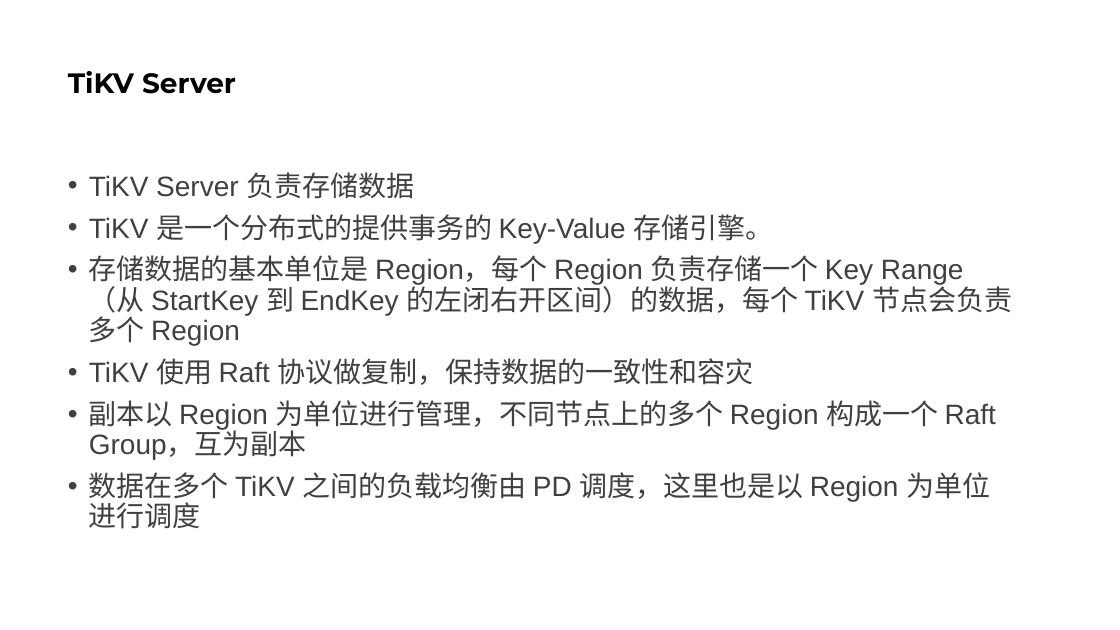
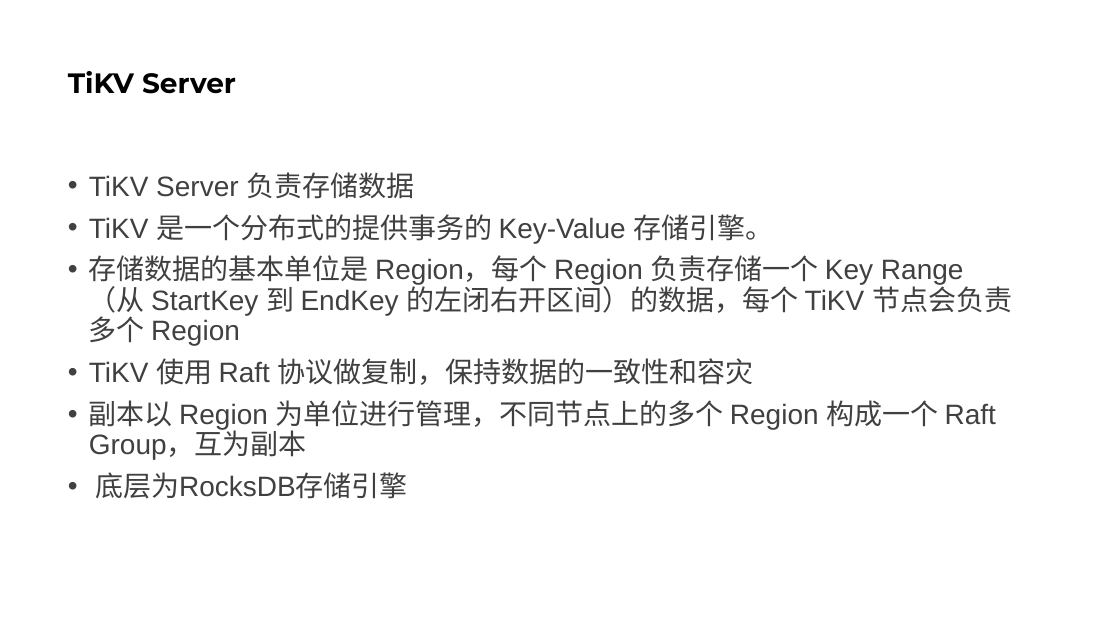
Before and after one commit to zjfsdnu/deer_faq, a slide deck: slide 12 of ppt/TiDB介绍.pptx. Drawn at 1120x630 pixels with LibreOffice and Linux fonts; fonts in the diff are those of the drawing. Boxes give left, top, right and bottom in pixels: in the first picture for what was removed or moved away, otherwise in the second. Text is boxed around its words. In the diff, an @@ line names an element or a change of style, - is before the commit and + after.

```diff
--- a/ppt/TiDB介绍.pptx
+++ b/ppt/TiDB介绍.pptx
@@ text at (95, 472, 408, 499): text changed @@
-• 数据在多个 TiKV 之间的负载均衡由 PD 调度，这里也是以 Region 为单位进行调度
+• 底层为RocksDB存储引擎
```
Also in this commit, not shown: 1 other slide changed, 2 other files.
